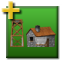
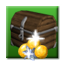
Two versions of the same layered image (64px x 64px). Layer-by-layer changes:
hid "+" over box(1, 1, 20, 19)
added group "Treasure Chests" with 7 layers above "Better Ambient Sounds" over box(10, 10, 58, 61)
added layer "Layer 28" in group "Treasure Chests" over box(24, 49, 34, 59)
added layer "Layer 27" in group "Treasure Chests" over box(26, 29, 45, 48)
added layer "Layer 26" in group "Treasure Chests" over box(34, 45, 48, 59)
added layer "Layer 25" in group "Treasure Chests" over box(22, 45, 38, 61)
added layer "Layer 24" in group "Treasure Chests" over box(26, 38, 41, 52)
added layer "Layer 23" in group "Treasure Chests" over box(18, 43, 34, 59)
added layer "Layer 22" in group "Treasure Chests" over box(10, 10, 58, 58)
hid group "Better Startup Buildings" (3 layers) over box(10, 19, 56, 47)
